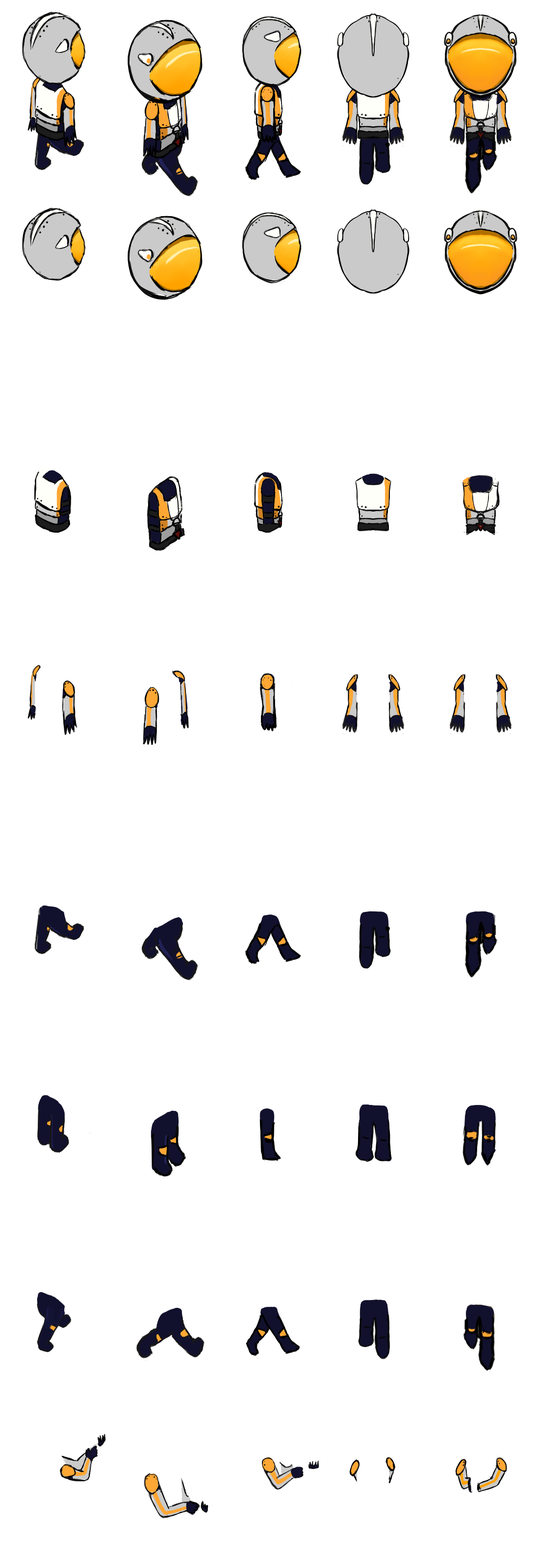
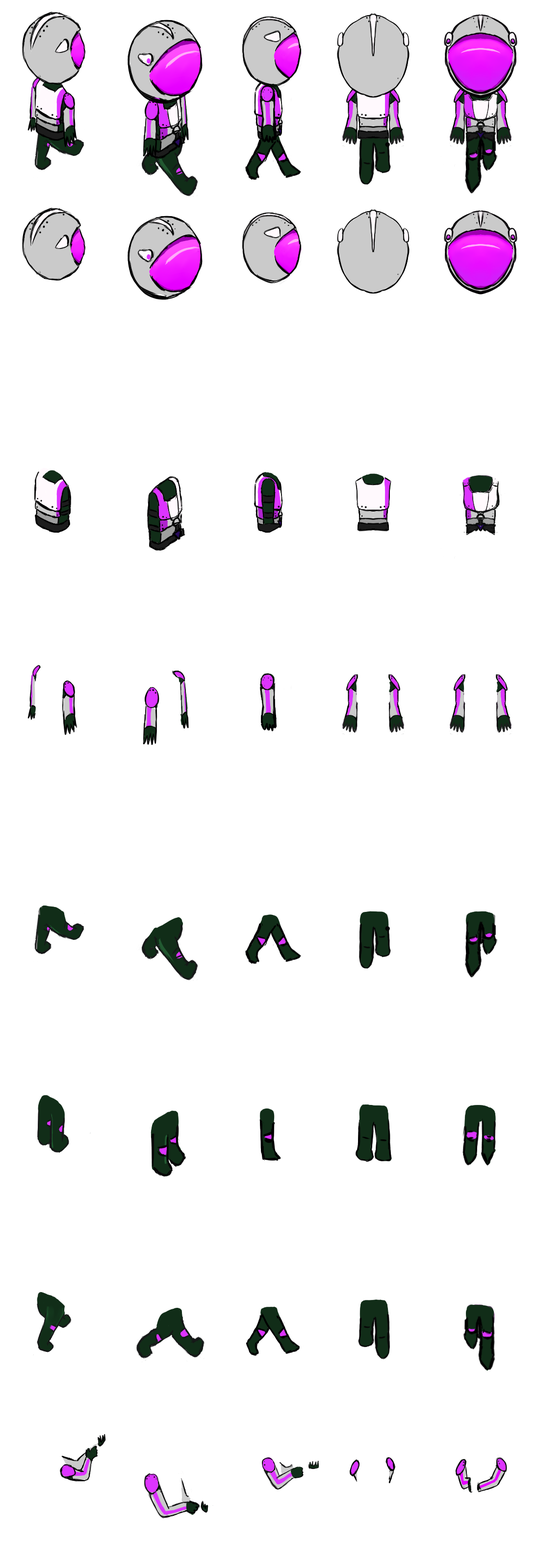
The second 537x1568 image is a revision of the first. Changes to its layers:
added group "Layer 52" with 51 layers over [29, 13, 517, 1517]
moved "Ebene 53" into group "Layer 52" over [34, 13, 509, 32]
moved "heads" into group "Layer 52" over [29, 124, 517, 294]
moved "torsos" into group "Layer 52" over [35, 467, 498, 544]
moved "hands default" (1st of 2, in "Layer 52") into group "Layer 52" over [29, 665, 512, 743]
moved "legs right" (1st of 2, in "Layer 52") into group "Layer 52" over [36, 905, 497, 1110]
painted on "lines legs right" over [36, 905, 497, 1110]
moved "legs middle" (1st of 2, in "Layer 52") into group "Layer 52" over [37, 1094, 496, 1253]
moved "legs left" into group "Layer 52" over [36, 1249, 507, 1488]
moved "hands gun (not mandatory)" into group "Layer 52" over [29, 467, 512, 1517]
